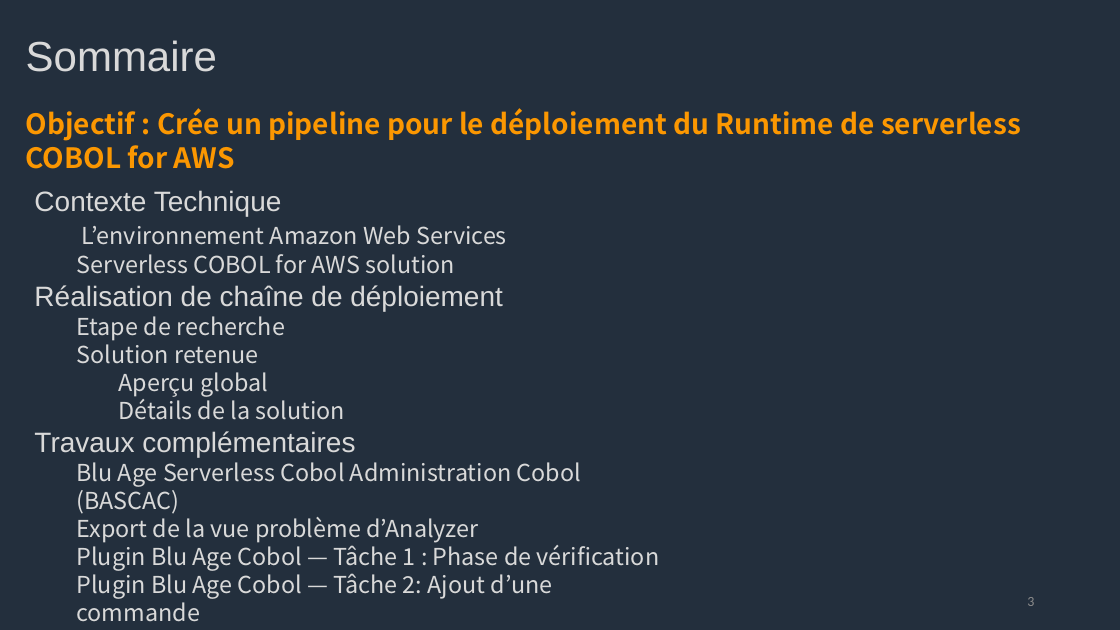
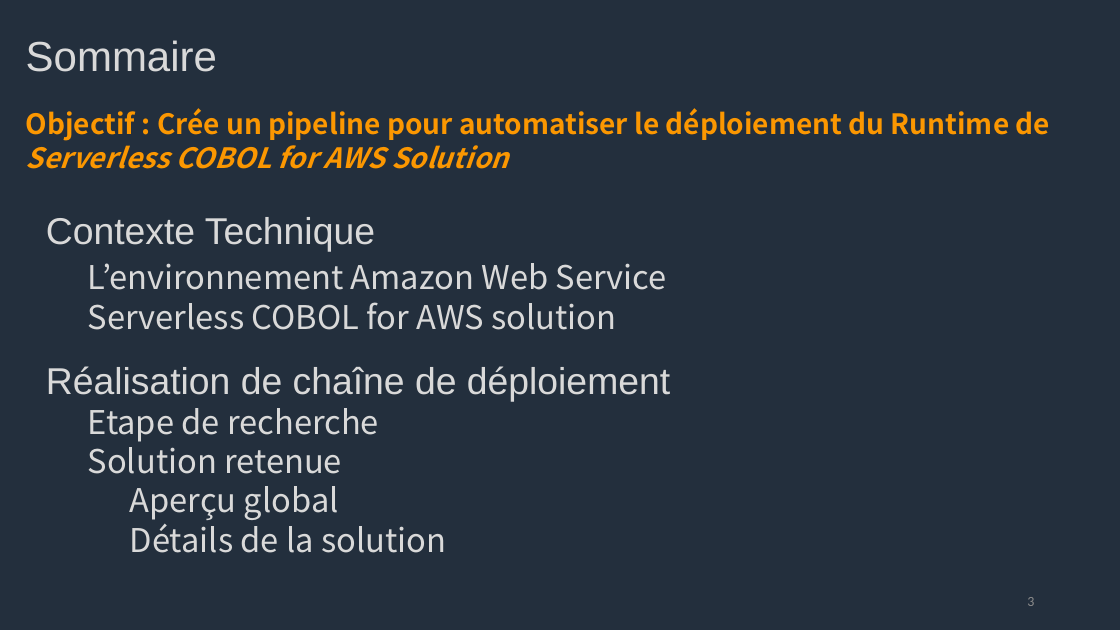
Before and after one commit to Sand-jrd/HelloPipepline, a slide deck: slide 3 of Rendu/DiapoPourSoutenance.pptx. Drawn at 1120x630 pixels with LibreOffice and Linux fonts; fonts in the diff are those of the drawing. Boxes give left, top, right and bottom in pixels: in the first picture for what was removed or moved away, otherwise in the second. Text is boxed around its words. In the diff, an @@ line names an element or a change of style, - is before the commit and + after.

```diff
--- a/Rendu/DiapoPourSoutenance.pptx
+++ b/Rendu/DiapoPourSoutenance.pptx
@@ text at [26, 108, 1050, 169]: text changed @@
-Objectif : Crée un pipeline pour le déploiement du Runtime de serverless COBOL for AWS
+Objectif : Crée un pipeline pour automatiser le déploiement du Runtime de Serverless COBOL for AWS Solution
@@ text "Contexte Technique": place and size @@
-text "Contexte Technique" at [34, 190, 660, 622]
+text "Contexte Technique" at [46, 217, 670, 553]
@@ text at [46, 217, 670, 553]: size 24 to 32 pt in "Contexte Technique", "Réalisation de chaîne de déploiement"; size 20 to 28 pt in "Serverless COBOL for AWS solution", "Etape de recherche", "Solution retenue", "Aperçu global" and 1 more places; more space between paragraphs @@
@@ text at [87, 263, 667, 290]: text changed; size 20 to 28 pt @@
-L’environnement Amazon Web Services
+L’environnement Amazon Web Service
@@ text at [34, 431, 660, 622]: paragraphs removed @@
-Travaux complémentaires
-  Blu Age Serverless Cobol Administration Cobol (BASCAC)
-  Export de la vue problème d’Analyzer
-  Plugin Blu Age Cobol — Tâche 1 : Phase de vérification
-  Plugin Blu Age Cobol — Tâche 2: Ajout d’une commande
```
Also in this commit, not shown: 1 other slide changed, 6 other files.
